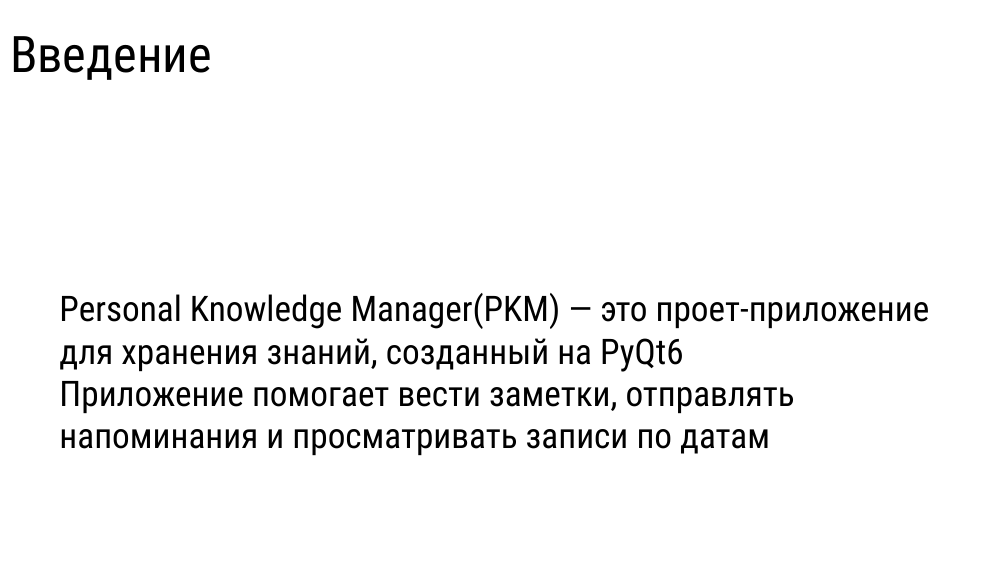
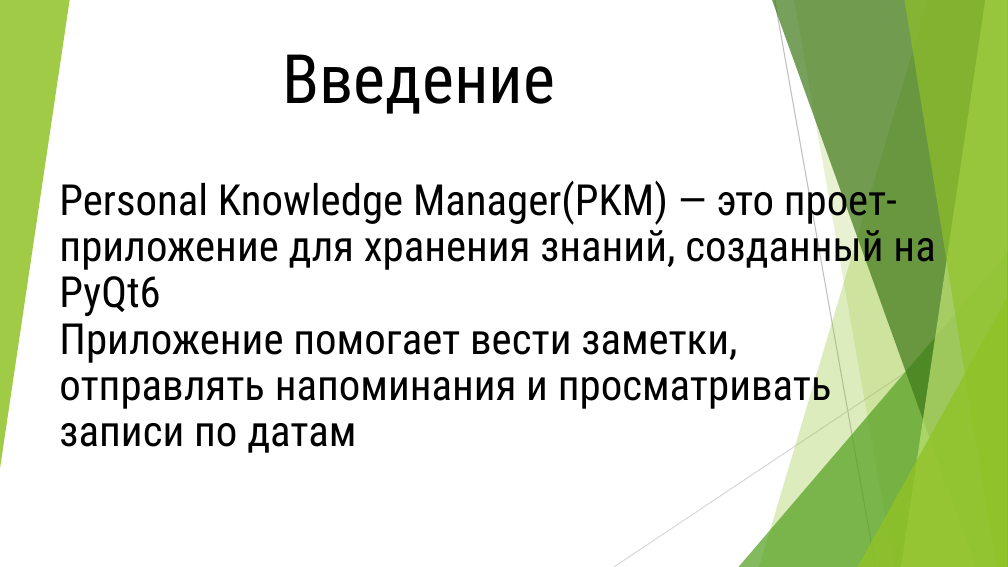
Before and after one commit to Chel1k-py/Personal-Kniwledge-Manager, a slide deck: slide 2 of PKM.pptx. Drawn at 1008x567 pixels with LibreOffice and Linux fonts; fonts in the diff are those of the drawing. Boxes give left, top, right and bottom in pixels: in the first picture for what was removed or moved away, otherwise in the second. Text is boxed around its words. In the diff, an @@ line names an element or a change of style, - is before the commit and + after.

```diff
--- a/PKM.pptx
+++ b/PKM.pptx
@@ group added at (0, 0, 1008, 567): 5 freeform shapes, 3 triangles, 2 lines @@
@@ title "Введение": place and size @@
-title "Введение" at (10, 36, 212, 80)
+title "Введение" at (283, 54, 556, 114)
@@ title "Введение" at (283, 54, 556, 114): size 36 to 48.6 pt @@
@@ text "Personal Knowledge Manager(PKM) — это ..." at (59, 175, 935, 453): size 25.2 to 30.6 pt; line spacing 1 to 0.9 @@
```
Also in this commit, not shown: 6 other slides changed.
